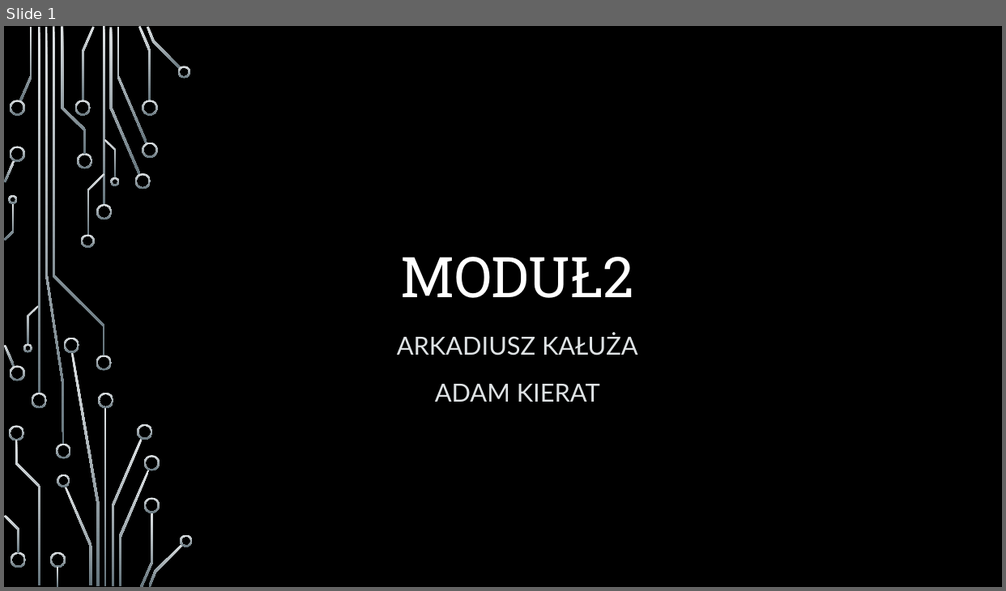
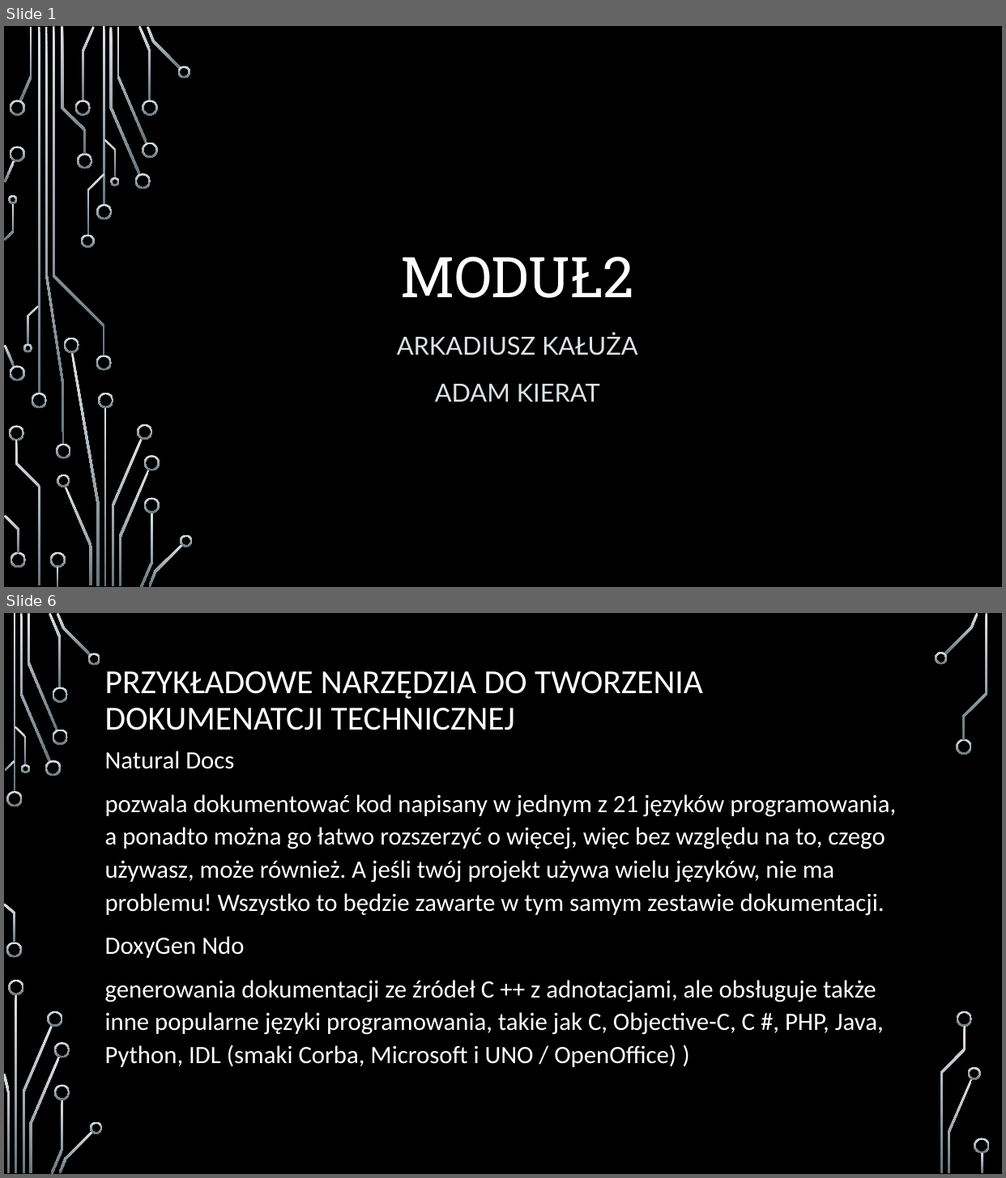
Before and after one commit to arcziko9/ZarzadzanieSystemamiInformatycznymiPOLSL, a slide deck: Projekt2/Adam_Kierat_Arkadiusz_Kałuża_Modul2_prezentacja.pptx. Shown one above the other, each under a label of ours: slide 1 before the commit, slides 1 and 6 after it; the slides between them are not shown. The pictures are 1006x591 and 1006x1178 pixels, drawn with LibreOffice and Linux fonts; fonts in the diff are those of the drawing; background and template pictures are left out. Boxes give left, top, right and bottom in pixels: in the first picture for what was removed or moved away, otherwise in the second. Text is boxed around its words. In the diff, an @@ line names an element or a change of style, - is before the commit and + after.

```diff
--- a/Projekt2/Adam_Kierat_Arkadiusz_Kałuża_Modul2_prezentacja.pptx
+++ b/Projekt2/Adam_Kierat_Arkadiusz_Kałuża_Modul2_prezentacja.pptx
@@ slide 6 added at [4,613,1002,1174], background picture (left out) @@
@@ title added at [105,671,703,730], 32.4 pt, text #FFFFFF @@
+PRZYKŁADOWE NARZĘDZIA DO TWORZENIA DOKUMENATCJI TECHNICZNEJ
@@ text added at [105,751,896,1067], 24 pt, text #FFFFFF @@
+Natural Docs
+pozwala dokumentować kod napisany w jednym z 21 języków programowania, a ponadto można go łatwo rozszerzyć o więcej, więc bez względu na to, czego używasz, może również. A jeśli twój projekt używa wielu języków, nie ma problemu! Wszystko to będzie zawarte w tym samym zestawie dokumentacji.
+DoxyGen Ndo
+generowania dokumentacji ze źródeł C ++ z adnotacjami, ale obsługuje także inne popularne języki programowania, takie jak C, Objective-C, C #, PHP, Java, Python, IDL (smaki Corba, Microsoft i UNO / OpenOffice) )
@@ group added at [4,613,990,1174]: 33 freeform shapes, 3 rectangles @@
```
Also in this commit, not shown: 1 slide changed, 13 other slides added, 4 other files.
